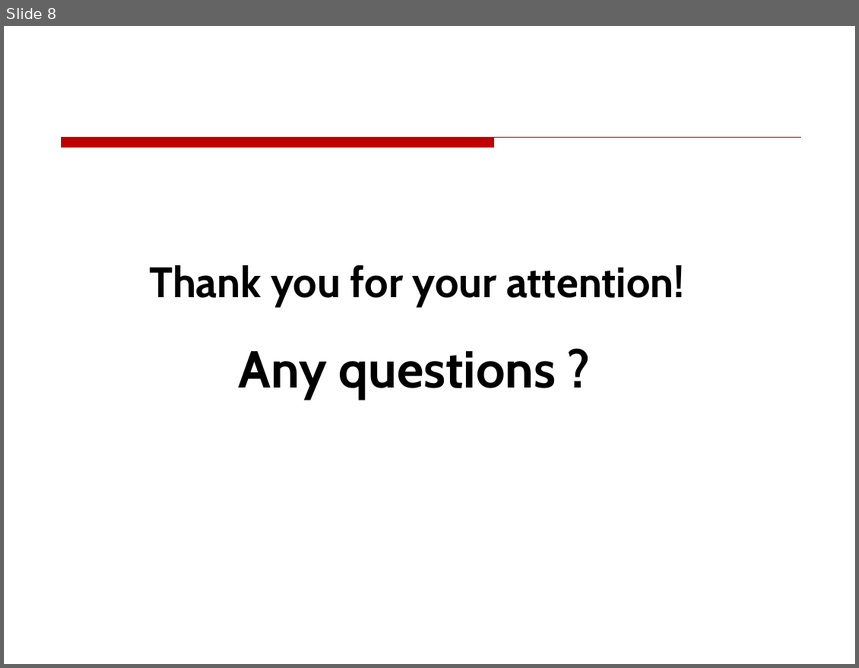
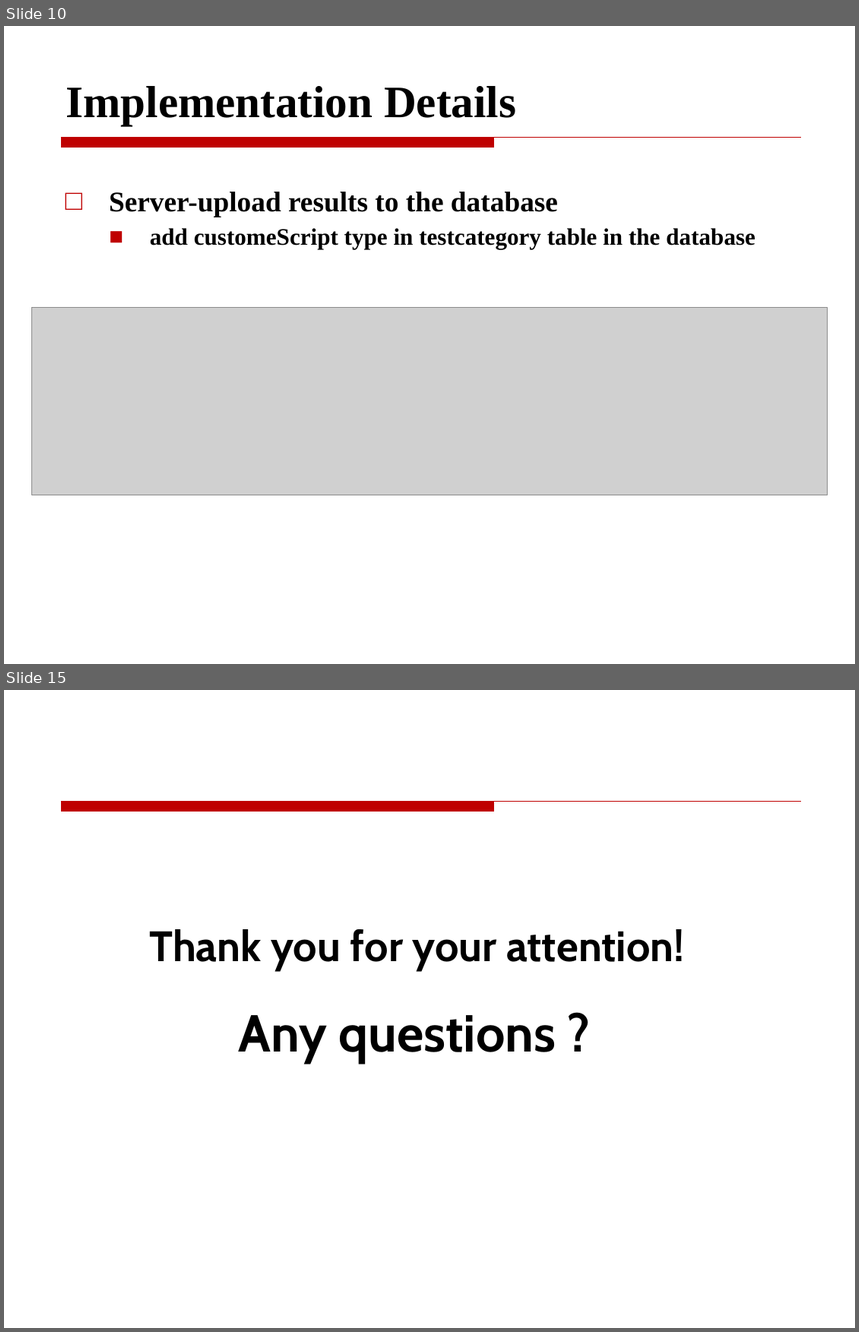
Before and after one commit to JonStark3123/django-postgres-stack, a slide deck: presentation.pptx. Shown one above the other, each under a label of ours: slide 8 before the commit, slides 10 and 15 after it; the slides between them are not shown. The pictures are 859x668 and 859x1332 pixels, drawn with LibreOffice and Linux fonts; fonts in the diff are those of the drawing; grey boxes stand for pictures. Boxes give left, top, right and bottom in pixels: in the first picture for what was removed or moved away, otherwise in the second. Text is boxed around its words. In the diff, an @@ line names an element or a change of style, - is before the commit and + after.

```diff
--- a/presentation.pptx
+++ b/presentation.pptx
@@ slide 10 added at (4, 26, 855, 664), background #FFFFFF; not listed: 1 template element that a slide beside it also shows @@
@@ title added at (66, 86, 516, 126), 38 pt, text #000000, bold @@
+Implementation Details
@@ text added at (109, 192, 756, 249), 20 pt, text #000000, bold @@
+□ Server-upload results to the database
+  ■ add customeScript type in testcategory table in the database
@@ picture added at (32, 308, 828, 495) @@
@@ rectangle added at (4, 566, 855, 566), fill #FFFFFF @@
@@ text added at (4, 617, 71, 651), 12 pt, text #8C8C8C @@
+2020/3/7
@@ what was slide 8 is now slide 15 @@
```
Also in this commit, not shown: 5 slides changed, 6 other slides added, 1 other file.
